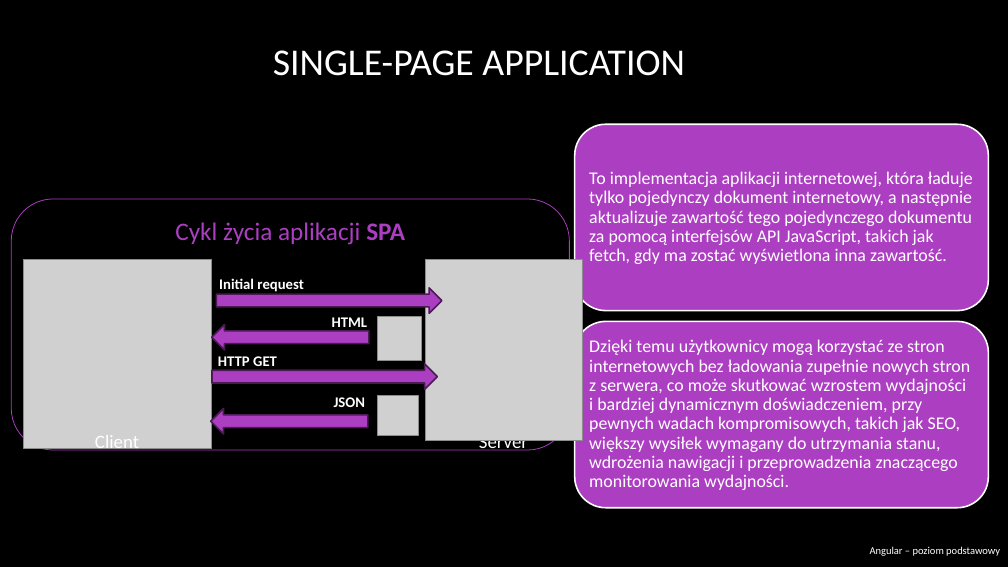
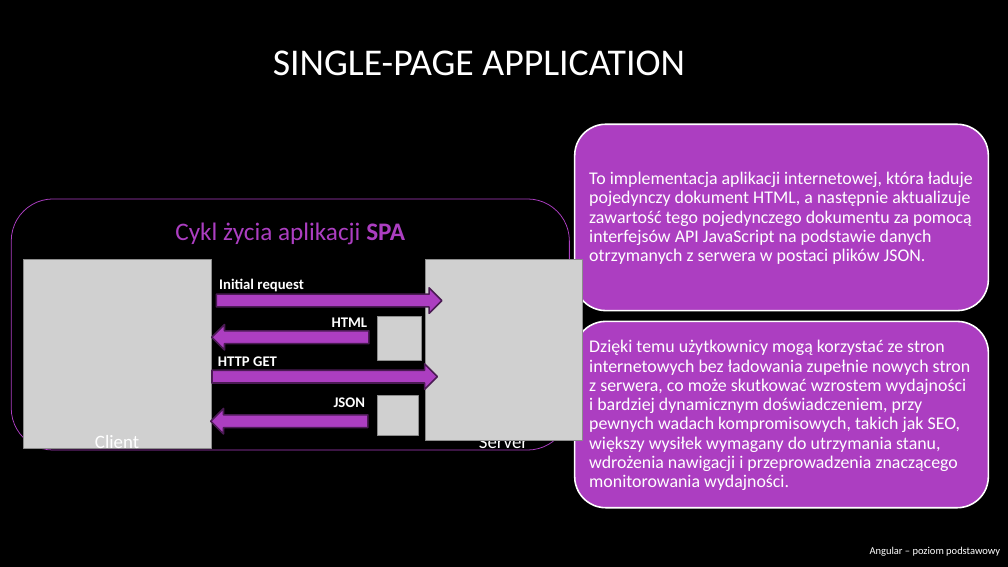
Before and after one commit to Fraszczak/angular-course, a slide deck: slide 7 of prezentacja/Angular beginner.pptx. Drawn at 1008x567 pixels with LibreOffice and Linux fonts; fonts in the diff are those of the drawing; grey boxes stand for pictures; background and template pictures are left out. Boxes give left, top, right and bottom in pixels: in the first picture for what was removed or moved away, otherwise in the second. Text is boxed around its words. In the diff, an @@ line names an element or a change of style, - is before the commit and + after.

```diff
--- a/prezentacja/Angular beginner.pptx
+++ b/prezentacja/Angular beginner.pptx
@@ text at bbox=[589, 171, 973, 264]: text changed @@
-To implementacja aplikacji internetowej, która ładuje tylko pojedynczy dokument internetowy, a następnie aktualizuje zawartość tego pojedynczego dokumentu za pomocą interfejsów API JavaScript, takich jak fetch, gdy ma zostać wyświetlona inna zawartość.
+To implementacja aplikacji internetowej, która ładuje pojedynczy dokument HTML, a następnie aktualizuje zawartość tego pojedynczego dokumentu za pomocą interfejsów API JavaScript na podstawie danych otrzymanych z serwera w postaci plików JSON.
```
Also in this commit, not shown: 2 other slides changed.
